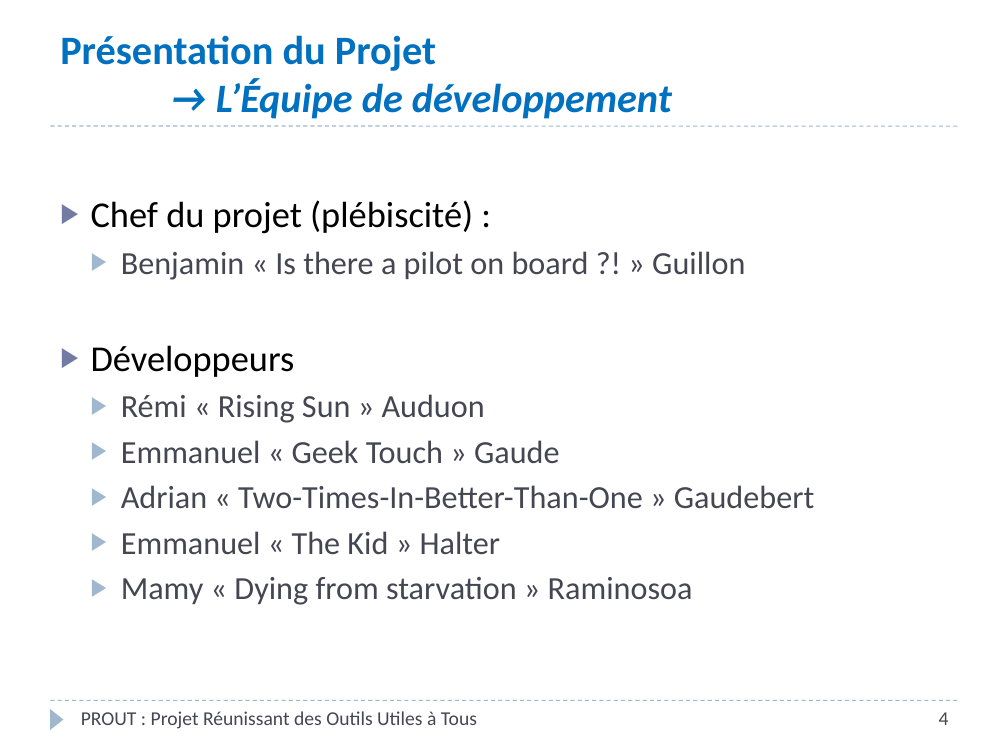
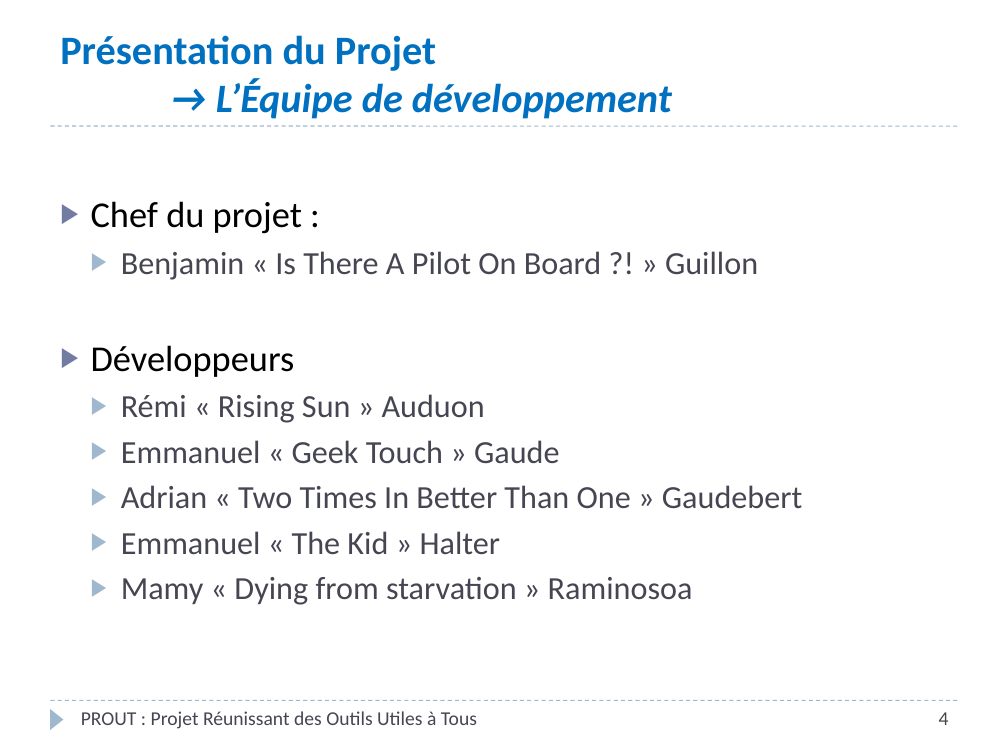
Before and after one commit to Bengrunt/mif16pm, a slide deck: slide 4 of docs/mif16_pres_3122009.pptx. Drawn at 1008x756 pixels with LibreOffice and Linux fonts; fonts in the diff are those of the drawing. Boxes give left, top, right and bottom in pixels: in the first picture for what was removed or moved away, otherwise in the second. Text is boxed around its words. In the diff, an @@ line names an element or a change of style, - is before the commit and + after.

```diff
--- a/docs/mif16_pres_3122009.pptx
+++ b/docs/mif16_pres_3122009.pptx
@@ text at [91, 201, 758, 280]: text changed @@
-▶ Chef du projet (plébiscité) :
-  ▶ Benjamin « Is there a pilot on board ?! » Guillon
+▶ Chef du projet :
+  ▶ Benjamin « Is There A Pilot On Board ?! » Guillon
@@ text at [121, 485, 802, 508]: text changed @@
-  ▶ Adrian « Two-Times-In-Better-Than-One » Gaudebert
+  ▶ Adrian « Two Times In Better Than One » Gaudebert
```
